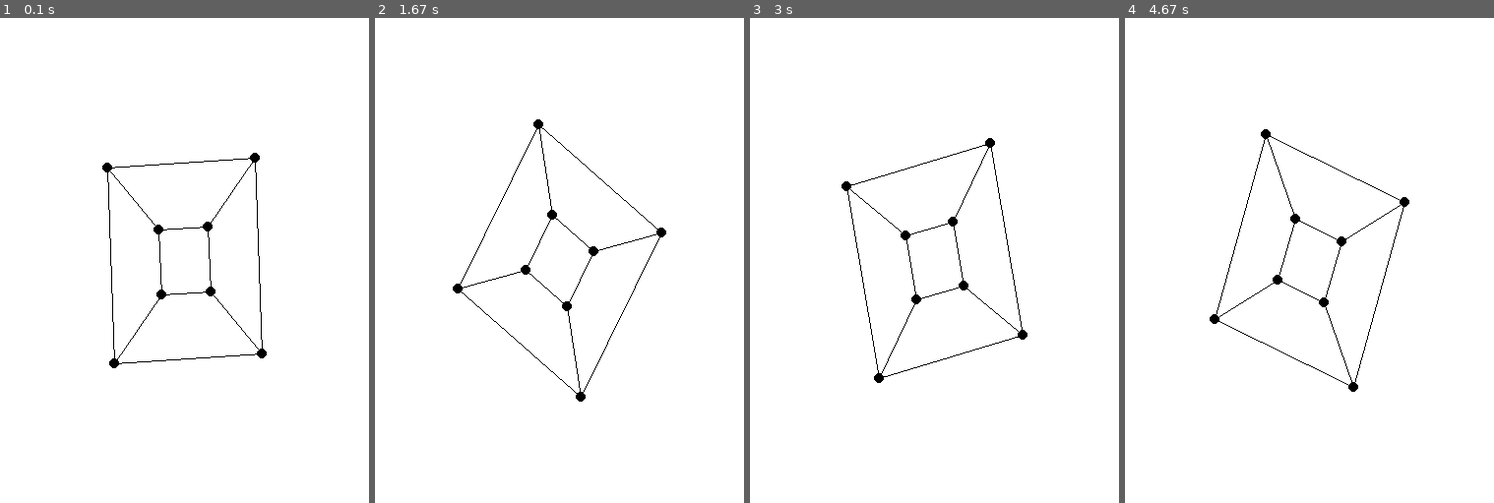
Above: before the commit, frames 1-4 (left to right).
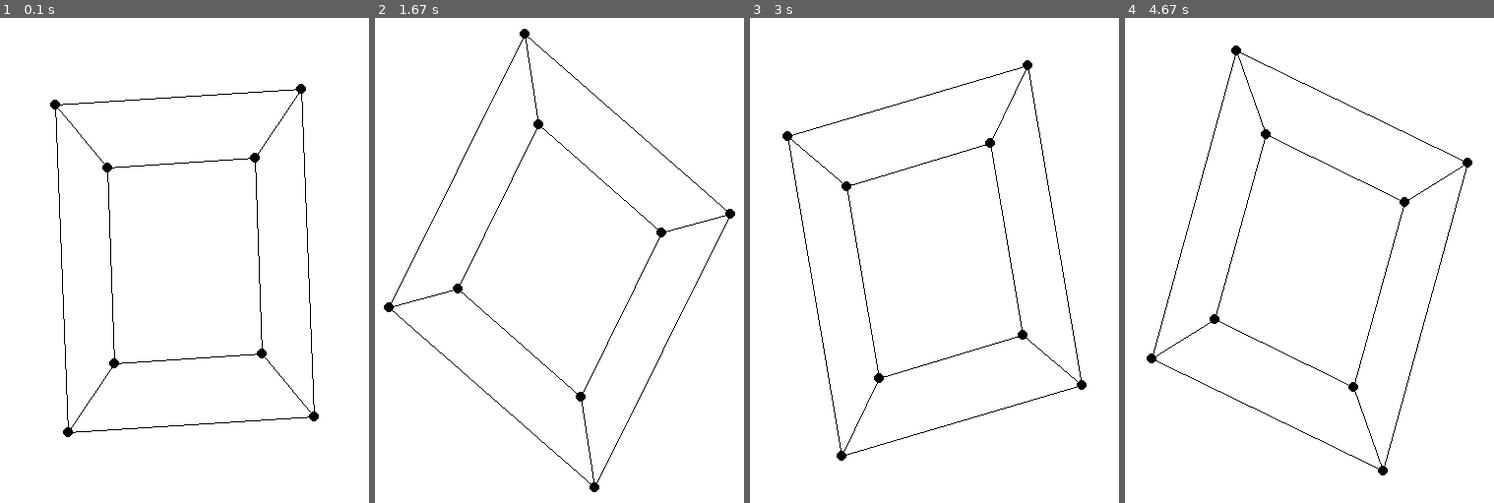
Above: after the commit, the same moments.

Repository: Moad26/projection-3D-to-2D-with-pygame
Game: pygame game, started from mainnew2.py
Same seed, same stepped clock (60 frames per second), same inputs: the game is played once before the commit and once after it.
Inputs:
- Up to frame 1 (0.1 s): no input
- Up to frame 2 (1.67 s): no input
- Up to frame 3 (3 s): no input
- Up to frame 4 (4.67 s): no input

The runs differ from the first frame. In frame 1, 1.3% of the frame differs, in the area x 13-87%, y 13-87%; in frame 2, 1.2%; in frame 3, 1.3%; in frame 4, 1.3%.

Commit message:
Add pygame implementation of projection

Diff:
--- a/mainnew2.py
+++ b/mainnew2.py
@@ -11,7 +11,7 @@
 pygame.display.set_caption("3D projection in pygame!")
 screen = pygame.display.set_mode((WIDTH, HEIGHT))
 
-n, f, D, d = -200, -10, WIDTH, HEIGHT
+n, f, D, d = -5, -100, WIDTH, HEIGHT
 aspect_ratio = WIDTH / HEIGHT
 scale = 100
 
@@ -20,14 +20,14 @@
 angle = 0
 
 points = np.array([
-    [1, 1, -1],   # Front-top-right
-    [1, -1, -1],  # Front-bottom-right
-    [-1, -1, -1], # Front-bottom-left
-    [-1, 1, -1],  # Front-top-left
-    [1, 1, -3],   # Back-top-right
-    [1, -1, -3],  # Back-bottom-right
-    [-1, -1, -3], # Back-bottom-left
-    [-1, 1, -3],  # Back-top-left
+    [1, 1, -3],   # Front-top-right
+    [1, -1, -3],  # Front-bottom-right
+    [-1, -1, -3], # Front-bottom-left
+    [-1, 1, -3],  # Front-top-left
+    [1, 1, -5],   # Back-top-right
+    [1, -1, -5],  # Back-bottom-right
+    [-1, -1, -5], # Back-bottom-left
+    [-1, 1, -5],  # Back-top-left
 ])
 
 # Calculate the center of the cube
@@ -35,7 +35,7 @@
 
 points2d = np.empty((len(points), 2))
 
-p1 = Projection(near=1, far=20, D=2 * aspect_ratio, d=2)
+p1 = Projection(near=n, far=f, D=2 * aspect_ratio, d=2)
 r1 = Rotation()
 
 
